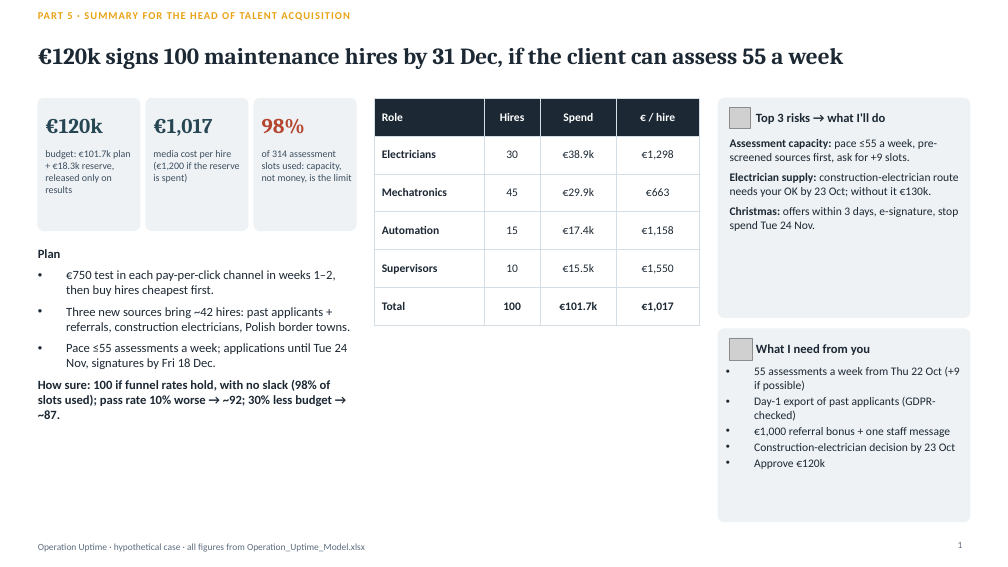
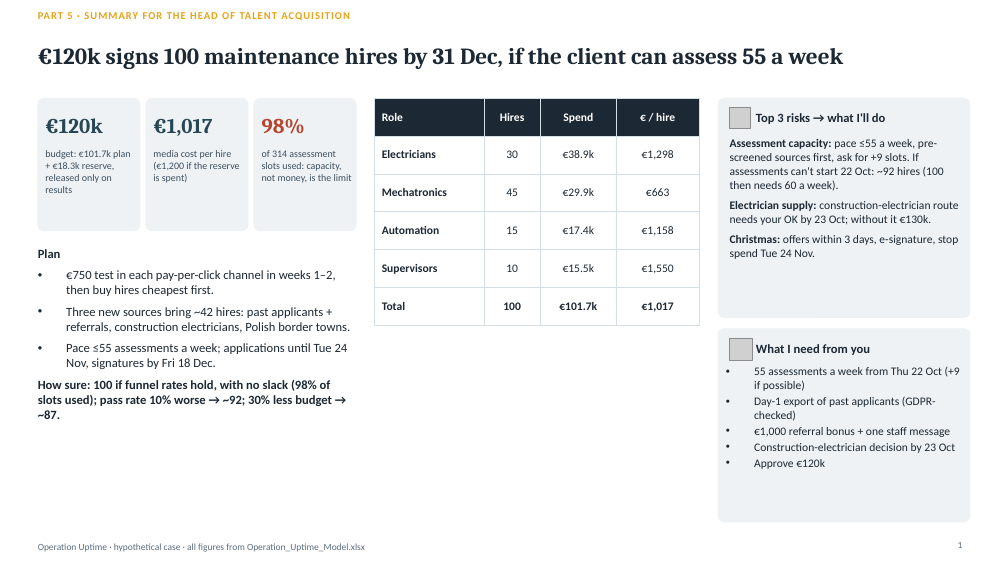
Before and after one commit to Anurag160596/haystack, a slide deck: slide 1 of operation_uptime/Operation_Uptime_Deck.pptx. Drawn at 1008x567 pixels with LibreOffice and Linux fonts; fonts in the diff are those of the drawing; grey boxes stand for pictures. Boxes give left, top, right and bottom in pixels: in the first picture for what was removed or moved away, otherwise in the second. Text is boxed around its words. In the diff, an @@ line names an element or a change of style, - is before the commit and + after.

```diff
--- a/operation_uptime/Operation_Uptime_Deck.pptx
+++ b/operation_uptime/Operation_Uptime_Deck.pptx
@@ text at (730, 139, 944, 190): text changed @@
-Assessment capacity: pace ≤55 a week, pre-screened sources first, ask for +9 slots.
+Assessment capacity: pace ≤55 a week, pre-screened sources first, ask for +9 slots. If assessments can't start 22 Oct: ~92 hires (100 then needs 60 a week).
```
Also in this commit, not shown: 2 other files.
